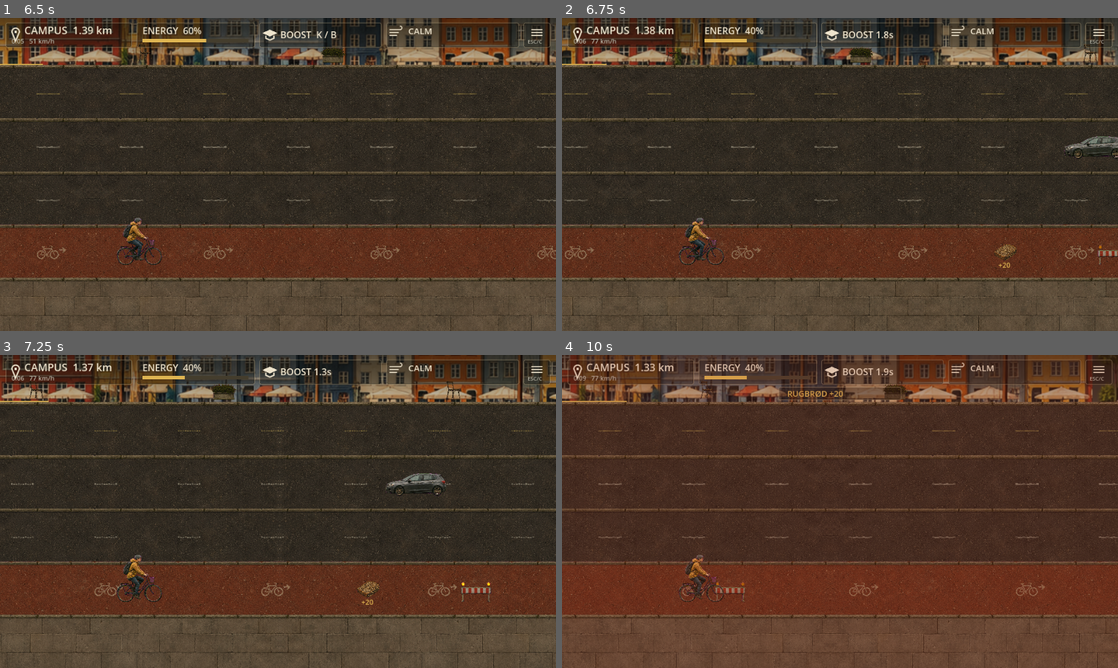
Above: before the commit, frames 1-4 (two rows, left to right).
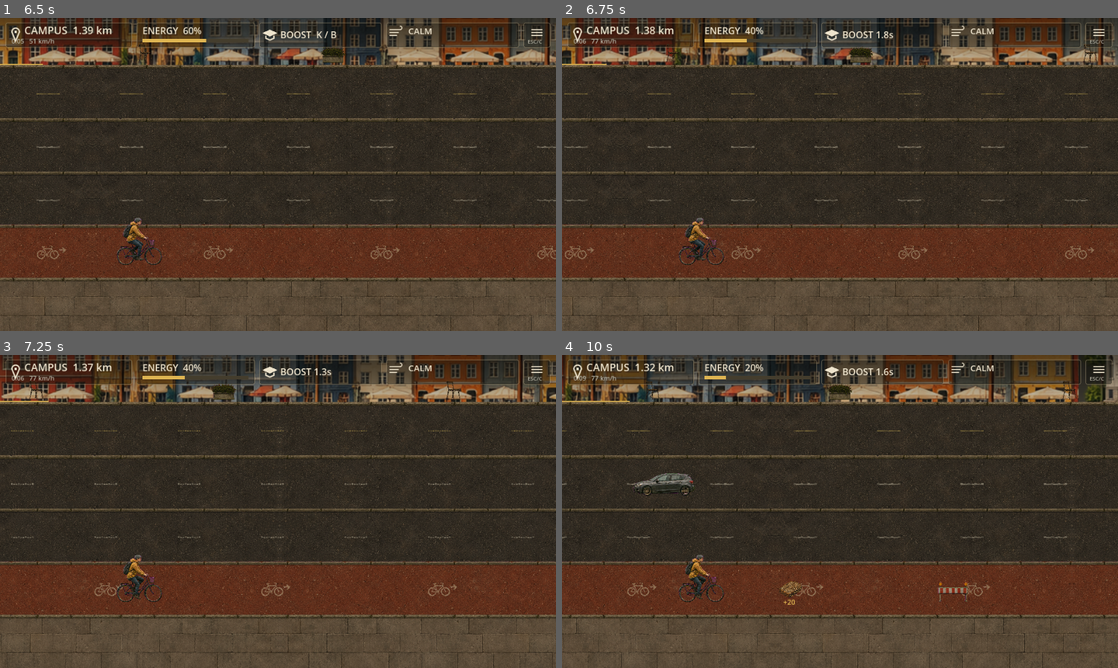
Above: after the commit, the same moments.

Repository: valesin/RushToCampus
Game: Godot game, scene res://scenes/cycling/CyclingGame.tscn
The game is run twice, just before and just after one commit, with the same random seed, the same clock (stepped at 60 frames per second) and the same inputs.
Inputs (mouse positions are in pixels of both pictures, inside the frame that each line leads up to):
- Up to frame 1 (6.5 s): tap Enter at 0.5, 2.1, 5.1 s; move the mouse to (400, 158) at 0.52 s; hold K (cycling_boost) 0.53-1.28 s; hold D (move_right) 0.53-2.03 s; click (400, 158) at 0.67 s; tap Space (jump) at 0.77, 1.52, 3.02, 3.77, 4.52, 6.02 s; move the mouse to (166, 190) at 1.27 s; tap J (cycling_confirm) at 1.35, 4.35 s; move the mouse to (333, 105) at 2.02 s; hold A (move_left) 2.03-2.78 s; move the mouse to (250, 237) at 2.77 s; hold D (move_right) 2.78-4.28 s; tap Keypad Enter at 2.85, 5.85 s; click (250, 237) at 2.92 s; move the mouse to (444, 221) at 3.52 s; hold K (cycling_boost) 3.53-4.28 s; move the mouse to (111, 127) at 4.27 s; hold A (move_left) 4.28-5.03 s; move the mouse to (305, 174) at 5.02 s; hold D (move_right) 5.03-5.78 s; click (305, 174) at 5.17 s; move the mouse to (194, 96) at 5.77 s; hold A (move_left) from 5.78 s (still down)
- Up to frame 2 (6.75 s): keep holding A (move_left); move the mouse to (962, 158) at 6.52 s; hold K (cycling_boost) from 6.53 s (still down)
- Up to frame 3 (7.25 s): keep holding A (move_left); keep holding K (cycling_boost); tap Space (jump) at 6.77 s
- Up to frame 4 (10 s): move the mouse to (728, 527) at 7.27 s; release A (move_left) at 7.28 s; release K (cycling_boost) at 7.28 s; hold D (move_right) 7.28-9.53 s; tap J (cycling_confirm) at 7.35 s; click (728, 527) at 7.42 s; tap Space (jump) at 7.52, 9.02, 9.77 s; move the mouse to (895, 442) at 8.02 s; tap Enter at 8.1 s; move the mouse to (812, 574) at 8.77 s; tap Keypad Enter at 8.85 s; move the mouse to (1006, 558) at 9.52 s; hold A (move_left) from 9.53 s (still down); hold K (cycling_boost) from 9.53 s (still down); click (1006, 558) at 9.67 s

Frame 1 is identical in both runs. In frame 2, 0.5% of the frame differs, in the area x 77-100%, y 37-80%; in frame 3, 0.6%; in frame 4, 31%, in the area x 0-100%, y 0-100%.

Commit message:
Ramp difficulty by route distance and bias pickups to exposed lanes
Spawn traffic and pickups beyond the visible horizon so nothing appears
out of nothing, then scale precision and density with route progress.

- presentation_layout owns the one horizon figure via view_ahead/art_horizon
- traffic spawns at 118 m with a 1.5 s offscreen lead; run_controller clamps
  it up from the projection so pixels_per_metre cannot reintroduce pop-in
- pickups spawn from 80 m out, nearer than the traffic band
- route-check padding shrinks 1.0/0.15 to 0.5/0.075 across the route
- spawn interval floor 2.8 to 2.2 s, keyed to distance not elapsed time,
  with rejected patterns retrying instead of forfeiting the slot
- pickups draw all five lanes by weight, biased to the exposed upper lanes

The route guarantee is unchanged: every accepted pattern still needs a
survivable line at all seven sampled speeds. 89/89 checks pass.

Co-authored-by: Cursor <cursoragent@cursor.com>

Diff:
--- a/retro-biker/scripts/cycling/food_director.gd
+++ b/retro-biker/scripts/cycling/food_director.gd
@@ -1,6 +1,18 @@
 extends Node
 ## Pickups reserve a clear approach and exit corridor against current AND future traffic.
 const Actor = preload("res://scripts/cycling/traffic_actor.gd")
+const Layout = preload("res://scripts/cycling/presentation_layout.gd")
+## Longitudinal fallbacks, measured out from the offscreen minimum. They stay
+## nearer than the traffic spawn band so a fresh vehicle cannot immediately
+## invalidate the reserved corridor.
+const AHEAD_STEPS: Array[float] = [0.0, 8.0, 16.0, 24.0, 32.0]
+## Lane preference, most exposed lane first, so collecting a pickup is usually a
+## decision about crossing traffic rather than a free grab in the bike lane.
+const LANE_WEIGHTS: Array[float] = [5.0, 4.0, 3.0, 2.0, 1.0]
+## Danishes lean harder into the exposed lanes than rugbrød does.
+const LANE_BIAS: Dictionary = {"bread": 1.0, "pastry": 2.0}
+## Seconds a pickup sits offscreen before it can enter the frame.
+@export var spawn_lead_seconds: float = 0.6
 var items: Array[Dictionary] = []
 var rng: RandomNumberGenerator = RandomNumberGenerator.new()
 var next_bread: float = 7.0
@@ -35,15 +47,44 @@
 		if not corridor_clear(item, candidates, rider_distance): return false
 	return true
 
+## Nearest gap that still keeps a pickup outside the frame while the rider
+## boosts towards it, so it is placed and reserved before it is ever visible.
+func minimum_ahead(game) -> float:
+	return Layout.art_horizon(game.pixels_per_metre)+game.rider.BOOST_SPEED*spawn_lead_seconds
+
+## Weighted sample without replacement. Returns every lane in preference order
+## so a blocked corridor falls back to a safer lane instead of losing the
+## pickup outright.
+func lane_order(kind: String) -> Array:
+	var remaining: Array = [0, 1, 2, 3, 4]
+	var bias: float = LANE_BIAS.get(kind, 1.0)
+	var weights: Array = []
+	for lane_id in remaining:
+		weights.append(pow(LANE_WEIGHTS[lane_id], bias))
+	var order: Array = []
+	while not remaining.is_empty():
+		var total: float = 0.0
+		for weight in weights: total += weight
+		var roll: float = rng.randf() * total
+		var index: int = 0
+		while index < remaining.size() - 1 and roll > weights[index]:
+			roll -= weights[index]
+			index += 1
+		order.append(remaining[index])
+		remaining.remove_at(index)
+		weights.remove_at(index)
+	return order
+
 func spawn_food(kind: String, game) -> bool:
-	var lanes: Array = [3, 4] if kind == "bread" else [2, 1]
+	var lanes: Array = lane_order(kind)
 	# Vary longitudinal placement when traffic occupies the default approach.
-	# A close fallback needs at most two lane changes; never move hazards.
-	for ahead in [48.0, 32.0, 64.0, 24.0, 80.0, 96.0]:
+	# Nearest offscreen slot first; never move hazards.
+	var nearest: float = minimum_ahead(game)
+	for step_ahead in AHEAD_STEPS:
+		var ahead: float = nearest + step_ahead
 		for lane_id in lanes:
-			if ahead < 32.0 and absi(game.rider.lane-lane_id) > 2: continue
 			var item: Dictionary = {"kind":kind, "lane":lane_id, "distance":game.distance + ahead,
-				"amount":20.0 if kind == "bread" else 30.0}
+				"amount":20.0 if kind == "bread" else 30.0, "spawn_gap":ahead}
 			if item.distance > game.route_length - 12.0: continue
 			var separated: bool = true
 			for existing in items:
--- a/retro-biker/scripts/cycling/presentation_layout.gd
+++ b/retro-biker/scripts/cycling/presentation_layout.gd
@@ -6,12 +6,22 @@
 const LANE_HEIGHT: float = 91.8
 const PLAYER_X: float = 240.0
 const GROUND_FRACTION: float = 0.78
+## Half-width of the widest actor art (bus), so spawners can reason about the
+## first pixel that can touch the frame rather than the sprite centre.
+const WIDEST_ART_HALF: float = 85.0
 static func lane_top(lane: int) -> float:
 	return CITY_HEIGHT + float(lane) * LANE_HEIGHT
 static func lane_y(lane: float) -> float:
 	return CITY_HEIGHT + (clampf(lane,0.0,4.0) + GROUND_FRACTION) * LANE_HEIGHT
 static func world_x(distance: float, camera_distance: float, pixels_per_metre: float) -> float:
 	return PLAYER_X + (distance-camera_distance)*pixels_per_metre
+## Metres of road ahead of the rider that the frame covers.
+static func view_ahead(pixels_per_metre: float) -> float:
+	return (WIDTH-PLAYER_X)/pixels_per_metre
+## Gap at which the leading pixel of the widest art can first enter the frame.
+## Spawning at or below this distance makes an entity appear out of nothing.
+static func art_horizon(pixels_per_metre: float) -> float:
+	return view_ahead(pixels_per_metre)+WIDEST_ART_HALF/pixels_per_metre
 static func contact_rect(distance: float, lane: float, size: Vector2, camera_distance: float, ppm: float) -> Rect2:
 	var extent := Vector2(size.x*ppm,size.y*LANE_HEIGHT)
 	return Rect2(Vector2(world_x(distance,camera_distance,ppm),lane_y(lane))-extent*0.5,extent)
--- a/retro-biker/scripts/cycling/run_controller.gd
+++ b/retro-biker/scripts/cycling/run_controller.gd
@@ -35,6 +35,10 @@
 	add_child(traffic)
 	add_child(food)
 	traffic.food = food
+	# The frame width, not the authored value, has the final say on how early
+	# traffic has to exist.
+	traffic.spawn_distance = maxf(traffic.spawn_distance,
+		traffic.minimum_spawn_distance(pixels_per_metre, RiderScript.BOOST_SPEED))
 	presentation = PresentationScript.new()
 	presentation.name = "Presentation"
 	presentation.game = self
@@ -122,7 +126,7 @@
 		wind.elapsed -= delta - travel_delta
 		rider.lane_position = lerpf(rider.previous_lane_position, rider.lane_position, travel_delta / delta)
 	distance += rider.speed * travel_delta
-	traffic.step(travel_delta, elapsed, distance, rider.lane, rider.contact_size)
+	traffic.step(travel_delta, elapsed, distance, rider.lane, rider.contact_size, distance / maxf(route_length, 0.01))
 	for actor in traffic.actors:
 		var start := Vector2(actor.previous_distance - previous_distance, actor.definition.lane - rider.previous_lane_position)
 		var end := Vector2(actor.distance - distance, actor.definition.lane - rider.lane_position)
--- a/retro-biker/scripts/cycling/traffic_actor.gd
+++ b/retro-biker/scripts/cycling/traffic_actor.gd
@@ -3,6 +3,9 @@
 var distance: float = 0.0
 var previous_distance: float = 0.0
 var encountered: bool = false
+## Gap ahead of the rider this actor was placed at. Spawners keep it beyond the
+## frame, so nothing is ever created inside the player's field of view.
+var spawn_gap: float = 0.0
 var audio_generation: int = 0
 var bell_played: bool = false
 var visual: Node2D
--- a/retro-biker/scripts/cycling/traffic_director.gd
+++ b/retro-biker/scripts/cycling/traffic_director.gd
@@ -1,12 +1,26 @@
 extends Node
 const Actor = preload("res://scripts/cycling/traffic_actor.gd")
 const Definition = preload("res://scripts/cycling/traffic_definition.gd")
+const Layout = preload("res://scripts/cycling/presentation_layout.gd")
+## Fastest closing traffic (car); with boost speed it bounds the approach rate.
+const MAX_ONCOMING_SPEED: float = 12.0
 @export var seed_value: int = 20260905
 @export var maximum_actors: int = 24
-@export var spawn_distance: float = 78.0
+@export var spawn_distance: float = 118.0
+## Seconds an actor is simulated offscreen before its art can enter the frame.
+@export var spawn_lead_seconds: float = 1.5
 @export var safe_start_seconds: float = 5.0
 @export var initial_interval: float = 5.0
-@export var final_interval: float = 2.8
+@export var final_interval: float = 2.2
+## A rejected pattern retries shortly instead of forfeiting its whole slot,
+## which would otherwise swallow the density ramp.
+@export var retry_seconds: float = 1.0
+## Extra clearance folded into every route check. Shrinks with route progress,
+## so identical traffic demands better timing near university. The route
+## guarantee itself never relaxes; only the comfort inside it does.
+const MARGIN_START := Vector2(1.0, 0.15)
+const MARGIN_END := Vector2(0.5, 0.075)
+var contact_margin: Vector2 = MARGIN_START
 var food
 const CHECK_SPEEDS: Array[float] = [3.6, 7.2, 7.8, 10.8, 14.4, 15.84, 21.6]
 var actors: Array = []
@@ -36,8 +50,15 @@
 	actors.clear()
 	rng.seed = seed_value
 	next_spawn = safe_start_seconds
+	contact_margin = MARGIN_START
 	accepted = 0
 	rejected = 0
+
+## Spawn gap that keeps every actor offscreen for spawn_lead_seconds even when
+## the rider boosts into oncoming traffic. Guards the projection against a
+## pixels_per_metre change silently pulling spawns back into the frame.
+func minimum_spawn_distance(pixels_per_metre: float, top_rider_speed: float) -> float:
+	return Layout.art_horizon(pixels_per_metre)+(top_rider_speed+MAX_ONCOMING_SPEED)*spawn_lead_seconds
 
 func make_actor(kind: String, lane_id: int, at_distance: float):
 	var spec = Definition.new()
@@ -63,7 +84,13 @@
 	actor.configure(spec, at_distance)
 	return actor
 
-func step(delta: float, elapsed: float, rider_distance: float, rider_lane: int, rider_size: Vector2) -> void:
+## progress is the fraction of the route covered, not elapsed time, so a
+## boosting rider cannot outrun their own difficulty curve.
+func step(delta: float, elapsed: float, rider_distance: float, rider_lane: int, rider_size: Vector2, progress: float = 0.0) -> void:
+	var ramp: float = clampf(progress, 0.0, 1.0)
+	# Set before any route check this frame, including the pickup corridors
+	# food_director validates through has_route.
+	contact_margin = MARGIN_START.lerp(MARGIN_END, ramp)
 	for actor in actors:
 		actor.step(delta)
 	for i in range(actors.size() - 1, -1, -1):
@@ -75,13 +102,17 @@
 			pool.append(old)
 	if not enabled or elapsed < next_spawn:
 		return
-	next_spawn = elapsed + lerpf(initial_interval, final_interval, clampf(elapsed / 120.0, 0.0, 1.0))
+	next_spawn = elapsed + lerpf(initial_interval, final_interval, ramp)
 	var pattern: Array = PATTERNS[rng.randi_range(0, PATTERNS.size() - 1)]
 	if actors.size() + pattern.size() > maximum_actors:
+		next_spawn = elapsed + retry_seconds
 		return
 	var candidate: Array = []
 	for item in pattern:
-		candidate.append(make_actor(item[0], item[1], rider_distance + spawn_distance + float(item[2])))
+		var gap: float = spawn_distance + float(item[2])
+		var actor = make_actor(item[0], item[1], rider_distance + gap)
+		actor.spawn_gap = gap
+		candidate.append(actor)
 	var combined: Array = actors + candidate
 	# Conservative checks at exhausted/headwind, calm, and full/tailwind speeds.
 	# Runtime movement is continuous; graph edges use the same swept hit test.
@@ -104,6 +135,7 @@
 	else:
 		pool.append_array(candidate)
 		rejected += 1
+		next_spawn = elapsed + retry_seconds
 
 func has_route(candidates: Array, rider_distance: float, rider_lane: int, speed_value: float, rider_size: Vector2, pickup_distance: float = -1.0, pickup_lane: int = -1) -> bool:
 	var reachable: Array[int] = [rider_lane]
@@ -122,7 +154,7 @@
 					var end := Vector2(actor.distance - rider_distance + (actor.definition.speed - speed_value) * t1, actor.definition.lane - lane_to)
 					var half: Vector2 = (actor.definition.contact_size + rider_size) * 0.5
 					# Extra margin covers smooth lane interpolation and human timing.
-					half += Vector2(1.0, 0.15)
+					half += contact_margin
 					if Actor.swept_contact(start, end, half):
 						safe = false
 						break
--- a/retro-biker/tests/cycling/energy_checks.gd
+++ b/retro-biker/tests/cycling/energy_checks.gd
@@ -98,13 +98,16 @@
 	c.bread_schedule = game.food.next_bread >= 6.0 and game.food.next_bread <= 8.0
 	c.pastry_schedule = game.food.next_pastry >= 18.0 and game.food.next_pastry <= 24.0
 	c.safe_bread_spawn = game.food.spawn_food("bread",game)
-	var hazard = game.traffic.make_actor("car",3,90.0)
+	# The lane is drawn by weight, so aim the hazard at wherever it actually landed.
+	var placed: Dictionary = game.food.items[game.food.items.size()-1]
+	var hazard = game.traffic.make_actor("car",placed["lane"],placed["distance"])
 	c.future_hazard_rejected = not game.food.traffic_clear([hazard],0.0)
 	game.start_run()
-	game.traffic.actors.append(game.traffic.make_actor("barrier",3,48.0))
-	game.traffic.actors.append(game.traffic.make_actor("barrier",4,48.0))
-	for lane_id in [3,4]:
-		for at in [24.0,32.0,64.0,80.0,96.0]: game.traffic.actors.append(game.traffic.make_actor("barrier",lane_id,at))
+	# Block every candidate slot in every lane, derived from the spawner's own
+	# offsets so the fixture cannot drift out of date.
+	for lane_id in range(5):
+		for step_ahead in game.food.AHEAD_STEPS:
+			game.traffic.actors.append(game.traffic.make_actor("barrier",lane_id,game.food.minimum_ahead(game)+step_ahead))
 	c.unsafe_pickup_rejected = not game.food.spawn_food("bread",game)
 	game.start_run()
 	game.rider.energy = 0.0
--- a/retro-biker/tests/cycling/runner_checks.gd
+++ b/retro-biker/tests/cycling/runner_checks.gd
@@ -4,6 +4,7 @@
 const Rider = preload("res://scripts/cycling/rider.gd")
 const Wind = preload("res://scripts/cycling/wind_controller.gd")
 const Director = preload("res://scripts/cycling/traffic_director.gd")
+const Layout = preload("res://scripts/cycling/presentation_layout.gd")
 
 static func run(game) -> Dictionary:
 	var checks: Dictionary = {}
@@ -116,15 +117,23 @@
 
 	var director = Director.new()
 	var all_patterns_safe: bool = true
-	for pattern in director.PATTERNS:
-		var candidates: Array = []
-		for item in pattern:
-			candidates.append(director.make_actor(item[0], item[1], director.spawn_distance + float(item[2])))
-		for speed_value in Director.CHECK_SPEEDS:
-			for lane_id in range(5):
-				if not director.has_route(candidates, 0.0, lane_id, speed_value, Vector2(5.0, 0.32)):
-					all_patterns_safe = false
+	var hardest_patterns_safe: bool = true
+	# The route guarantee must hold at both ends of the ramp: shrinking the
+	# comfort margin may never make an authored pattern unsurvivable.
+	for margin in [Director.MARGIN_START, Director.MARGIN_END]:
+		director.contact_margin = margin
+		for pattern in director.PATTERNS:
+			var candidates: Array = []
+			for item in pattern:
+				candidates.append(director.make_actor(item[0], item[1], director.spawn_distance + float(item[2])))
+			for speed_value in Director.CHECK_SPEEDS:
+				for lane_id in range(5):
+					if not director.has_route(candidates, 0.0, lane_id, speed_value, Vector2(5.0, 0.32)):
+						if margin == Director.MARGIN_START: all_patterns_safe = false
+						else: hardest_patterns_safe = false
+	director.contact_margin = Director.MARGIN_START
 	checks["all_patterns_all_lanes_speed_extremes"] = all_patterns_safe
+	checks["all_patterns_safe_at_max_difficulty"] = hardest_patterns_safe
 	var wall: Array = []
 	for lane_id in range(5):
 		wall.append(director.make_actor("barrier", lane_id, 8.0))
@@ -137,9 +146,69 @@
 		director.step(0.5, tick * 0.5 + 5.0, tick * 4.0, 3, Vector2(5.0, 0.32))
 		maximum_count = maxi(maximum_count, director.actors.size())
 	checks["seeded_director_bounded"] = maximum_count <= director.maximum_actors and director.accepted > 0
-	checks["minimum_warning_time"] = (960.0 - 240.0) / 12.0 / (21.6 + 12.0) > 1.5
-	checks["spawns_full_bus_offscreen"] = 240.0 + director.spawn_distance * 12.0 - 85.0 > 960.0
+	var horizon: float = Layout.art_horizon(12.0)
+	checks["minimum_warning_time"] = Layout.view_ahead(12.0) / (21.6 + 12.0) > 1.5
+	checks["spawns_full_bus_offscreen"] = director.spawn_distance > horizon
+	checks["traffic_spawn_lead_time"] = (director.spawn_distance - horizon) / (21.6 + 12.0) >= director.spawn_lead_seconds
+
+	# Ramp endpoints: the opening must feel exactly as it does today, and the
+	# finish must land on the floor with no overshoot in between.
+	director.reset()
+	director.step(0.0, 0.0, 0.0, 3, Vector2(5.0, 0.32), 0.0)
+	checks["margin_unchanged_at_start"] = director.contact_margin == Director.MARGIN_START
+	director.step(0.0, 0.0, 0.0, 3, Vector2(5.0, 0.32), 1.0)
+	checks["margin_floor_at_finish"] = director.contact_margin == Director.MARGIN_END
+	var margin_monotonic: bool = true
+	var previous_margin: float = INF
+	for sample in 21:
+		director.step(0.0, 0.0, 0.0, 3, Vector2(5.0, 0.32), float(sample) / 20.0)
+		if director.contact_margin.x > previous_margin + 0.0001: margin_monotonic = false
+		previous_margin = director.contact_margin.x
+	checks["margin_never_grows"] = margin_monotonic
+	checks["interval_tightens_over_route"] = director.final_interval < director.initial_interval and director.final_interval <= 2.2
+
+	# A rejected pattern retries instead of forfeiting the whole slot.
+	director.reset()
+	for lane_id in range(5):
+		director.actors.append(director.make_actor("barrier", lane_id, 8.0))
+	director.next_spawn = 6.0
+	director.step(0.0, 6.0, 0.0, 3, Vector2(5.0, 0.32), 0.0)
+	checks["rejected_pattern_retries"] = director.rejected > 0 and absf(director.next_spawn - (6.0 + director.retry_seconds)) < 0.001
 	director.free()
+
+	# Drive both spawners over a seeded stretch and record the narrowest gap any
+	# entity was ever created at. Collision handling is bypassed so the ride
+	# continues past hazards a real player would have to steer around.
+	game.start_run()
+	game.set_physics_process(false)
+	game.traffic.enabled = true
+	game.food.enabled = true
+	var narrowest_traffic: float = INF
+	var narrowest_food: float = INF
+	var peak_actors: int = 0
+	var pickup_lanes: Array = [0, 0, 0, 0, 0]
+	for tick in 7000:
+		game.previous_distance = game.distance
+		game.distance += 14.4 / 60.0
+		game.elapsed += 1.0 / 60.0
+		game.traffic.step(1.0 / 60.0, game.elapsed, game.distance, game.rider.lane, game.rider.contact_size,
+			game.distance / game.route_length)
+		var before_items: int = game.food.items.size()
+		game.food.step(1.0 / 60.0, game)
+		for actor in game.traffic.actors:
+			narrowest_traffic = minf(narrowest_traffic, actor.spawn_gap)
+		peak_actors = maxi(peak_actors, game.traffic.actors.size())
+		for item in game.food.items:
+			narrowest_food = minf(narrowest_food, item["spawn_gap"])
+		for i in range(before_items, game.food.items.size()):
+			pickup_lanes[game.food.items[i]["lane"]] += 1
+		if game.distance >= game.route_length: break
+	checks["seeded_run_spawned_both"] = is_finite(narrowest_traffic) and is_finite(narrowest_food)
+	checks["traffic_never_spawns_in_view"] = narrowest_traffic > horizon
+	checks["food_never_spawns_in_view"] = narrowest_food > horizon
+	checks["actors_bounded_at_max_difficulty"] = peak_actors <= game.traffic.maximum_actors
+	# Pickups must reach the exposed lanes, not stay parked in the bike lane.
+	checks["pickups_reach_exposed_lanes"] = pickup_lanes[0] + pickup_lanes[1] + pickup_lanes[2] > 0
 	game.start_run()
 	game.traffic.enabled = false
 	game.food.enabled = false
Not shown, changed: docs/superpowers/specs/2026-09-05-difficulty-ramp-design.md
Not shown, changed: retro-biker/tests/cycling/README.md
